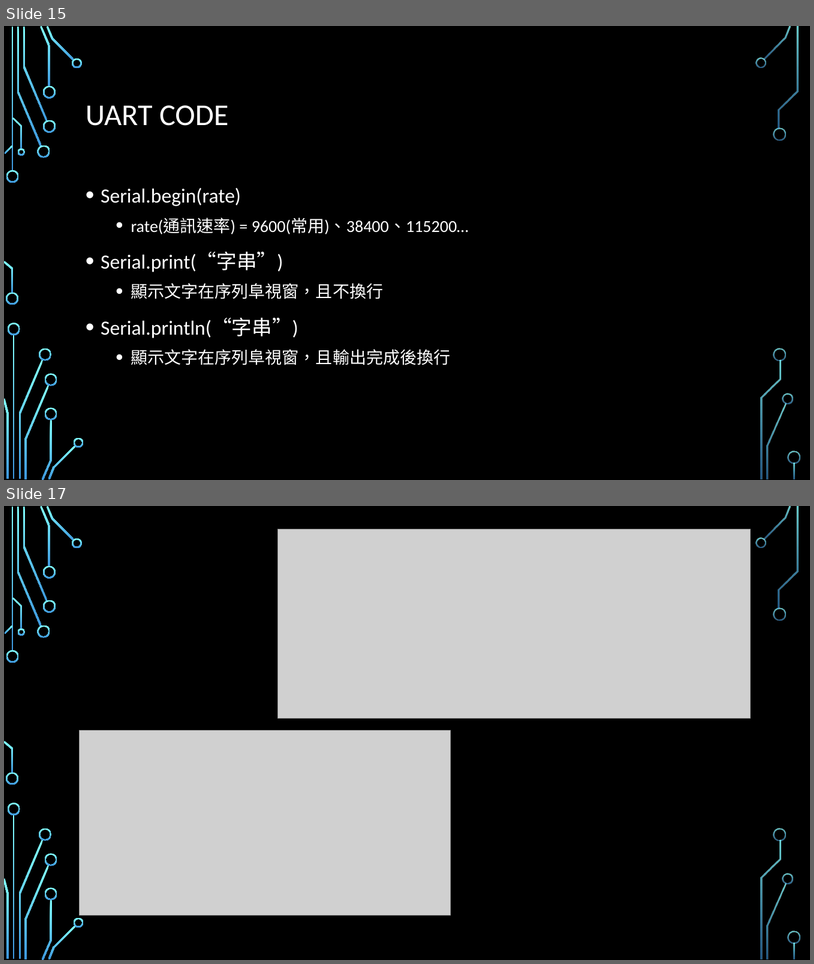
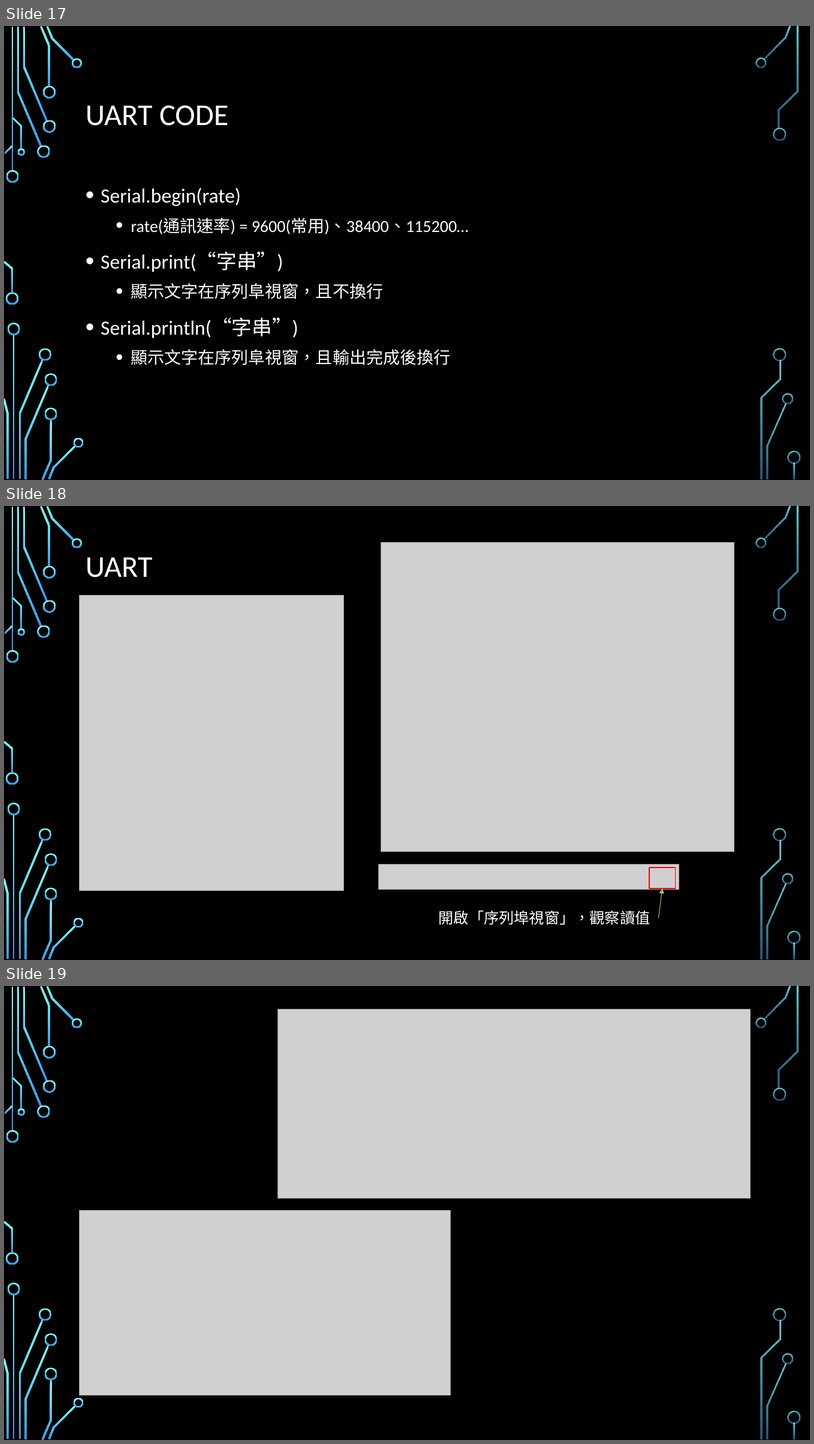
Before and after one commit to sean10776/PPT, a slide deck: Arduino入門.pptx. Shown one above the other, each under a label of ours: slides 15 and 17 before the commit, slides 17, 18 and 19 after it; the slides between them are not shown. The pictures are 814x964 and 814x1444 pixels, drawn with LibreOffice and Linux fonts; fonts in the diff are those of the drawing; grey boxes stand for pictures; background and template pictures are left out. Boxes give left, top, right and bottom in pixels: in the first picture for what was removed or moved away, otherwise in the second. Text is boxed around its words. In the diff, an @@ line names an element or a change of style, - is before the commit and + after.

```diff
--- a/Arduino入門.pptx
+++ b/Arduino入門.pptx
@@ slide 18 added at box(4, 506, 810, 960), background picture (left out); not listed: 36 template elements that a slide beside it also shows @@
@@ title added at box(86, 557, 153, 577), 36 pt, text #FFFFFF @@
+UART
@@ picture added at box(381, 542, 735, 852) @@
@@ picture added at box(80, 595, 345, 891) @@
@@ picture added at box(378, 864, 679, 889) @@
@@ rectangle added at box(650, 867, 676, 888), outline #FF0000 1.25 pt @@
@@ arrow added from (659, 918) to (663, 888), #9ACD4C 0.75 pt @@
@@ text added at box(439, 910, 651, 925), 18 pt, text #FFFFFF @@
+開啟「序列埠視窗」，觀察讀值
@@ what was slide 15 is now slide 17 @@
@@ what was slide 17 is now slide 19 @@
```
Also in this commit, not shown: 1 slide changed, 2 other slides added, 1 slide removed, 7 other files.
